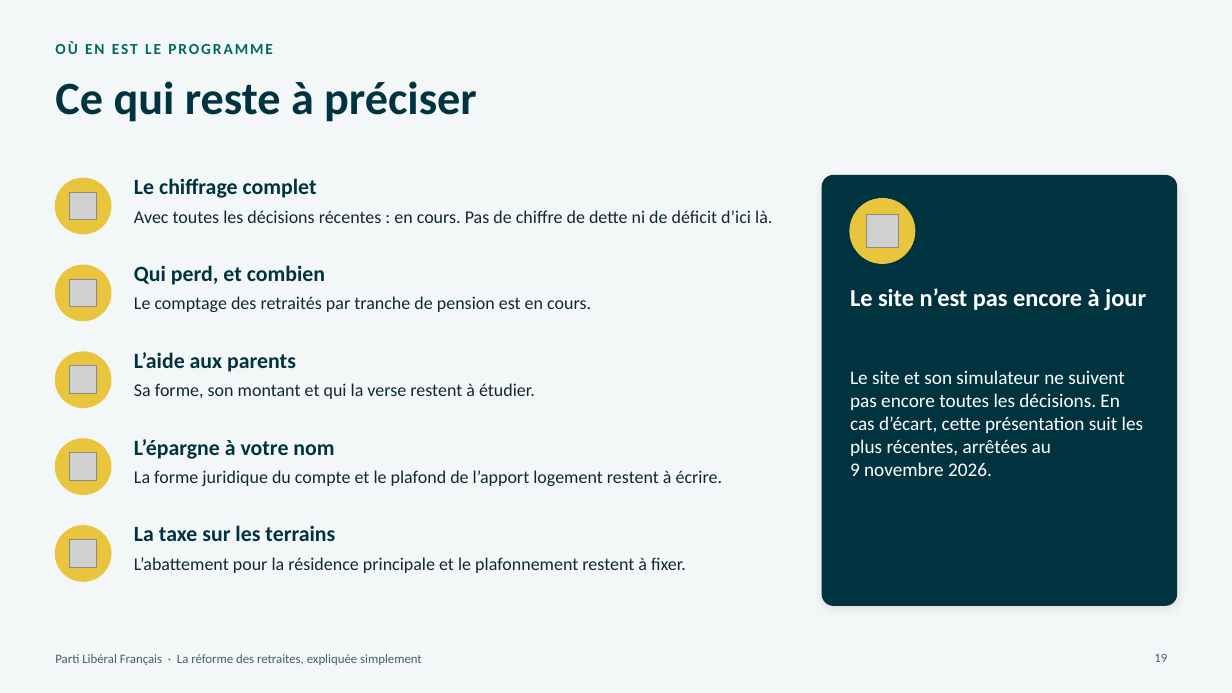
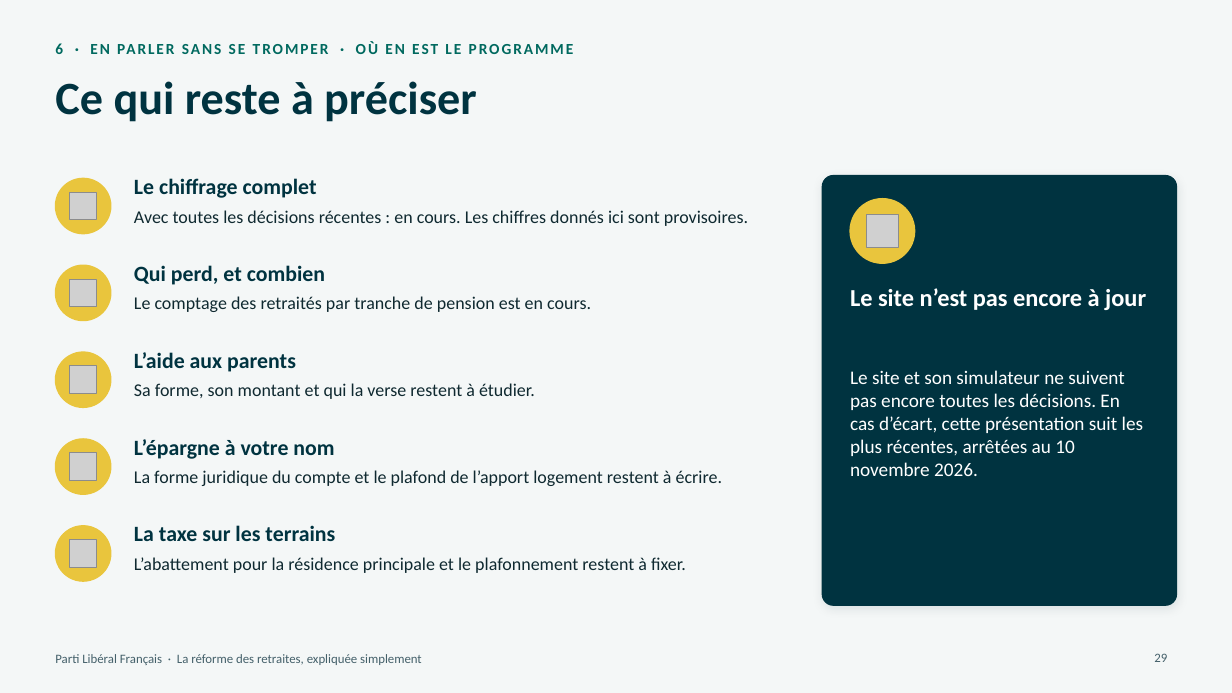
Before and after one commit to g-pliberal/retraitecomptenotionelle, a slide deck: slide 29 of docs/presentation_adherents_novembre_2026.pptx (slide 19 before the commit). Drawn at 1232x693 pixels with LibreOffice and Linux fonts; fonts in the diff are those of the drawing; grey boxes stand for pictures. Boxes give left, top, right and bottom in pixels: in the first picture for what was removed or moved away, otherwise in the second. Text is boxed around its words. In the diff, an @@ line names an element or a change of style, - is before the commit and + after.

```diff
--- a/docs/presentation_adherents_novembre_2026.pptx
+++ b/docs/presentation_adherents_novembre_2026.pptx
@@ text at bbox=[55, 43, 63, 54]: text changed @@
-OÙ EN EST LE PROGRAMME
+6 · EN PARLER SANS SE TROMPER · OÙ EN EST LE PROGRAMME
@@ text at bbox=[134, 210, 748, 226]: text changed @@
-Avec toutes les décisions récentes : en cours. Pas de chiffre de dette ni de déficit d’ici là.
+Avec toutes les décisions récentes : en cours. Les chiffres donnés ici sont provisoires.
@@ text at bbox=[850, 370, 1144, 476]: text changed @@
-Le site et son simulateur ne suivent pas encore toutes les décisions. En cas d’écart, cette présentation suit les plus récentes, arrêtées au 9 novembre 2026.
+Le site et son simulateur ne suivent pas encore toutes les décisions. En cas d’écart, cette présentation suit les plus récentes, arrêtées au 10 novembre 2026.
@@ page number at bbox=[1154, 653, 1167, 662]: text changed @@
-19
+29
```
Also in this commit, not shown: 17 other slides changed, 10 slides added, 2 other files.
